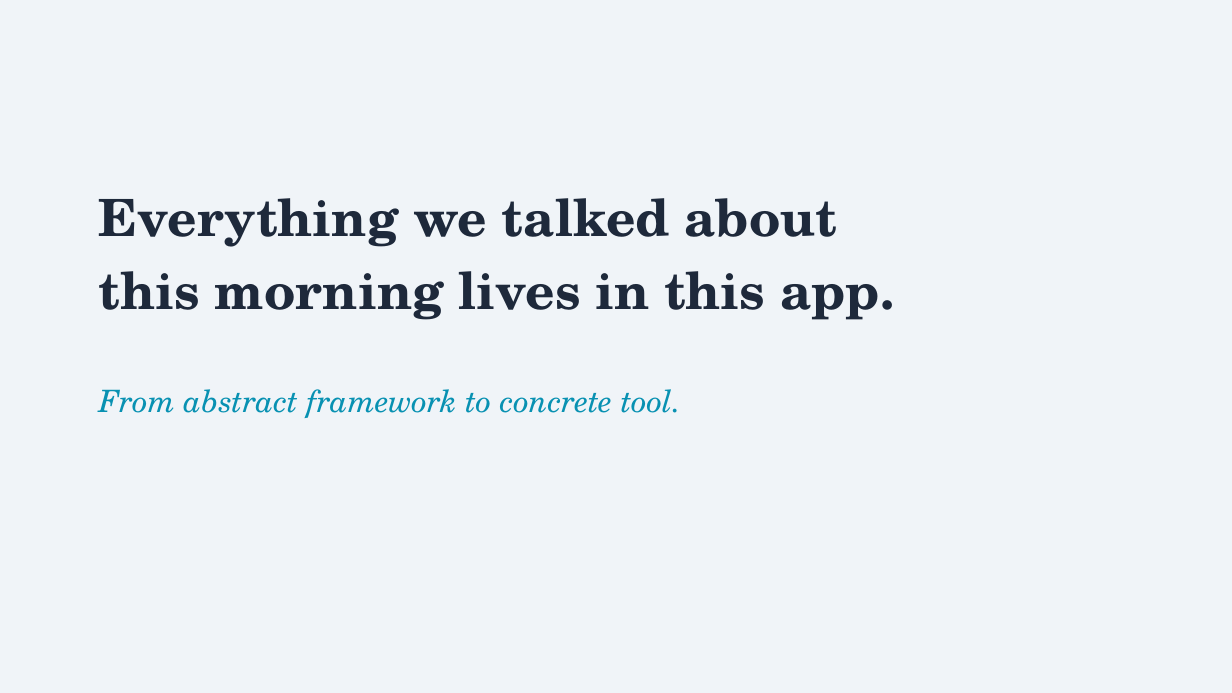
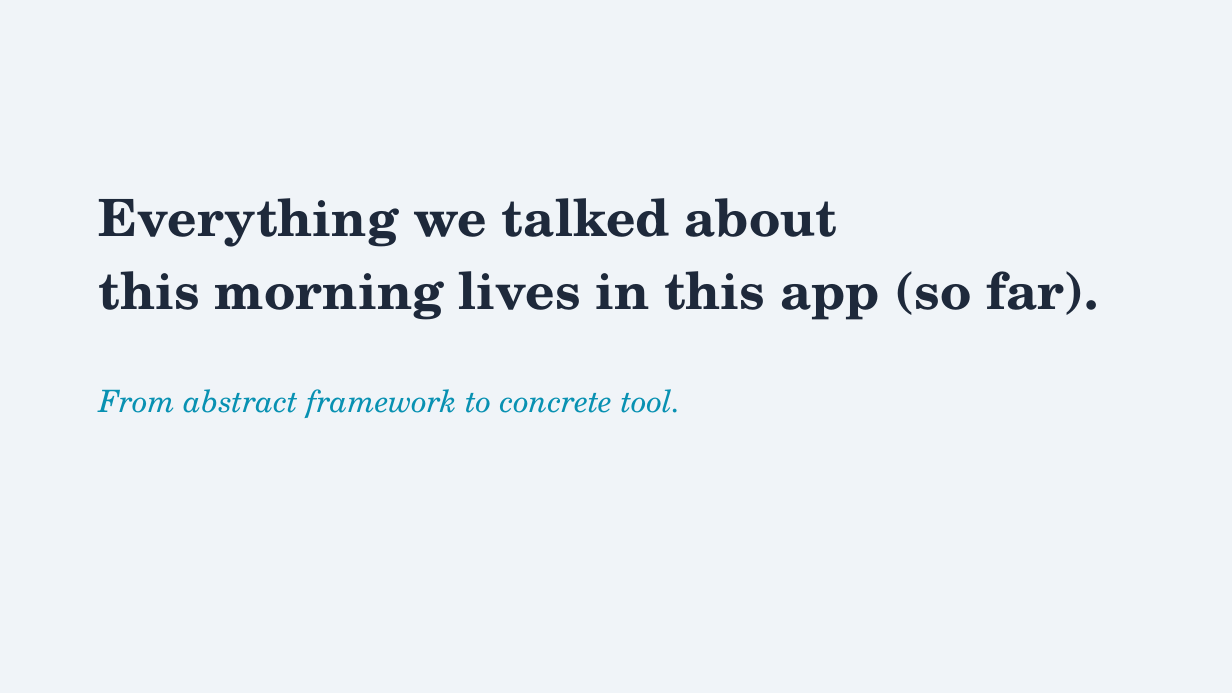
Before and after one commit to patrickkidd/ffrn-2026, a slide deck: slide 2 of 4-FAMILY_DIAGRAM_APP/4-Family-Diagram-App.pptx. Drawn at 1232x693 pixels with LibreOffice and Linux fonts; fonts in the diff are those of the drawing. Boxes give left, top, right and bottom in pixels: in the first picture for what was removed or moved away, otherwise in the second. Text is boxed around its words. In the diff, an @@ line names an element or a change of style, - is before the commit and + after.

```diff
--- a/4-FAMILY_DIAGRAM_APP/4-Family-Diagram-App.pptx
+++ b/4-FAMILY_DIAGRAM_APP/4-Family-Diagram-App.pptx
@@ text at box(99, 271, 1099, 320): text changed @@
-this morning lives in this app.
+this morning lives in this app (so far).
```
Also in this commit, not shown: 2 other slides changed, 1 slide added, 12 other files.
